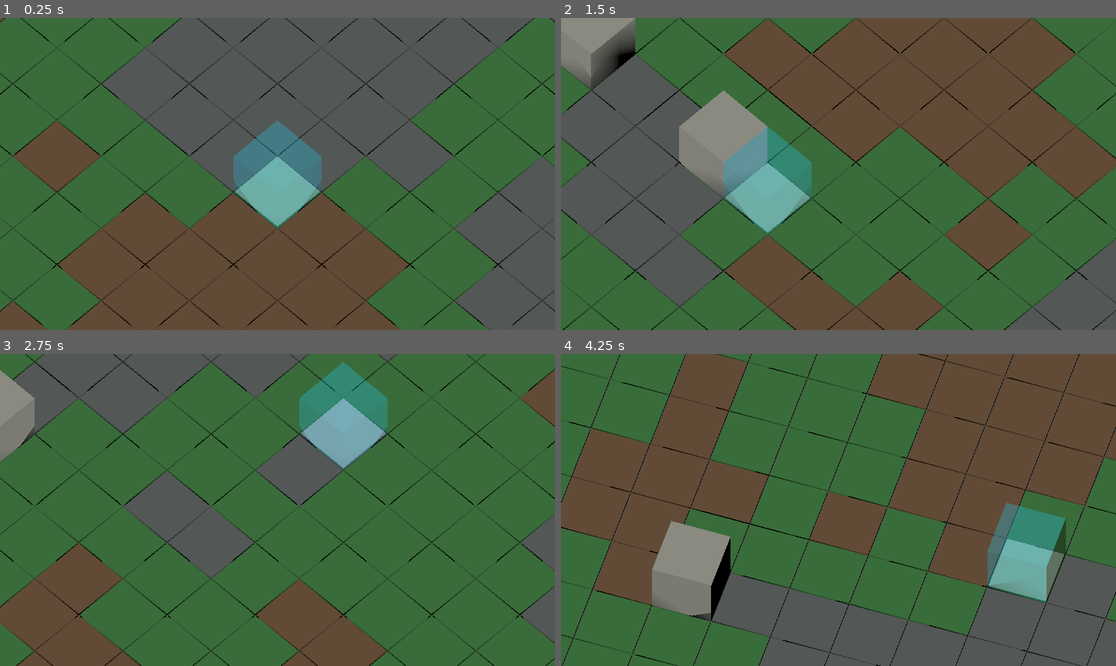
Above: before the commit, frames 1-4 (two rows, left to right).
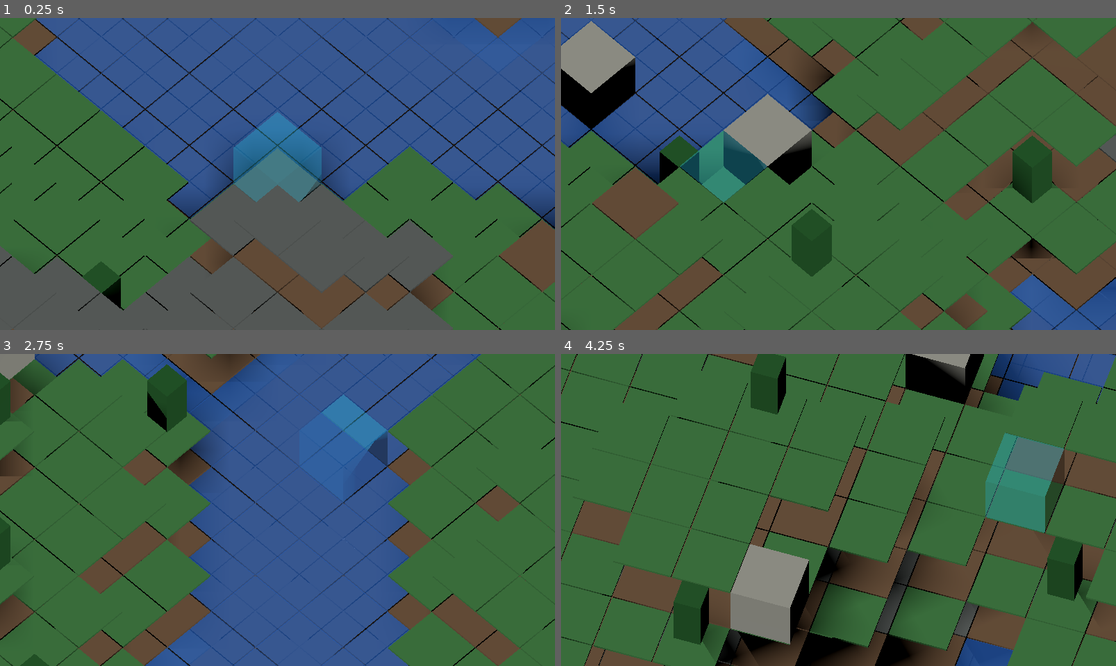
Above: after the commit, the same moments.

Repository: CapooCapo/camera-privot
Game: Godot game, scene res://tiledmap/camera.tscn
Two runs of this game, one before a commit and one after it. Both use one fixed random seed, a clock stepped at 60 frames per second and the inputs below.
Inputs (mouse positions are in pixels of both pictures, inside the frame that each line leads up to):
- Up to frame 1 (0.25 s): no input
- Up to frame 2 (1.5 s): tap Enter at 0.5 s; move the mouse to (960, 158) at 0.52 s; hold Right (ui_right) 0.53-1.28 s; tap X at 0.6 s; click (960, 158) at 0.67 s; tap Delete at 0.8, 1.35 s; move the mouse to (727, 189) at 1.27 s; hold Down (ui_down) from 1.28 s (still down); click (727, 189) at 1.42 s
- Up to frame 3 (2.75 s): tap X at 1.55, 2.1 s; move the mouse to (333, 441) at 2.02 s; release Down (ui_down) at 2.03 s; hold Right (ui_right) from 2.03 s (still down); click (333, 441) at 2.17 s; tap Delete at 2.3 s
- Up to frame 4 (4.25 s): move the mouse to (810, 572) at 2.77 s; release Right (ui_right) at 2.78 s; hold Up (ui_up) 2.78-3.53 s; tap Delete at 2.85, 3.8 s; click (810, 572) at 2.92 s; tap X at 3.05 s; move the mouse to (1005, 556) at 3.52 s; hold Left (ui_left) from 3.53 s (still down); hold E from 3.53 s (still down); click (1005, 556) at 3.67 s

The runs differ from the first frame. In frame 1, 80% of the frame differs, in the area x 0-100%, y 0-100%; in frame 2, 64%; in frame 3, 63%; in frame 4, 67%.

Commit message:
Add height-based terrain features

Diff:
--- a/CameraPivot.gd
+++ b/CameraPivot.gd
@@ -14,8 +14,15 @@
 
 @export var yaw_degrees := 45.0
 @export var pitch_degrees := 55.0
+@export var follow_terrain_height := true
+@export var terrain_grid_path: NodePath = ^"../GridMap"
+@export var terrain_height_offset := 2.0
+@export var terrain_height_lerp_speed := 8.0
+@export var terrain_sample_min_y := 0
+@export var terrain_sample_max_y := 32
 
 @onready var camera = $Camera3D
+@onready var terrain_grid: GridMap = get_node_or_null(terrain_grid_path)
 
 var is_rotating_with_mouse := false
 
@@ -47,6 +54,7 @@
 	var forward = -yaw_basis.z
 	var move_direction = (right * input_dir.x + forward * -input_dir.y).normalized()
 	position += move_direction * move_speed * delta
+	_update_terrain_height(delta)
 
 	var yaw_input := 0
 	var pitch_input := 0
@@ -102,3 +110,33 @@
 		cos(pitch_radians) * camera_distance
 	)
 	camera.look_at(global_position, Vector3.UP)
+
+
+func _update_terrain_height(delta: float):
+	if not follow_terrain_height or terrain_grid == null:
+		return
+
+	var local_position := terrain_grid.to_local(global_position)
+	var cell := terrain_grid.local_to_map(local_position)
+	var top_y := _get_top_terrain_y(cell.x, cell.z)
+	if top_y < terrain_sample_min_y:
+		return
+
+	var target_local := terrain_grid.map_to_local(Vector3i(cell.x, top_y, cell.z))
+	var target_world_y := terrain_grid.to_global(target_local).y + terrain_height_offset
+	position.y = lerpf(
+		position.y,
+		target_world_y,
+		clampf(delta * terrain_height_lerp_speed, 0.0, 1.0)
+	)
+	_update_camera_transform()
+
+
+func _get_top_terrain_y(cell_x: int, cell_z: int) -> int:
+	var top_y := terrain_sample_min_y - 1
+
+	for y in range(terrain_sample_min_y, terrain_sample_max_y + 1):
+		if terrain_grid.get_cell_item(Vector3i(cell_x, y, cell_z)) != GridMap.INVALID_CELL_ITEM:
+			top_y = y
+
+	return top_y
--- a/tiledmap/BuildGrid.gd
+++ b/tiledmap/BuildGrid.gd
@@ -56,7 +56,7 @@
 		return
 
 	var cell: Vector3i = target["delete_cell"]
-	if cell.y > 0:
+	if placement_rules.is_build_block_cell(grid_map, cell):
 		terrain_generator.set_runtime_cell(grid_map, cell, GridMap.INVALID_CELL_ITEM)
 
 
--- a/tiledmap/GridPlacementRules.gd
+++ b/tiledmap/GridPlacementRules.gd
@@ -21,21 +21,18 @@
 
 
 func has_support(grid_map: GridMap, cell: Vector3i) -> bool:
-	if cell.y == 1:
-		return has_ground(grid_map, cell.x, cell.z)
-
 	return grid_map.get_cell_item(cell + Vector3i.DOWN) != GridMap.INVALID_CELL_ITEM
 
 
 func has_ground(grid_map: GridMap, x: int, z: int) -> bool:
-	return grid_map.get_cell_item(Vector3i(x, 0, z)) != GridMap.INVALID_CELL_ITEM
+	return get_top_occupied_y(grid_map, x, z) != -1
 
 
 func is_build_block_cell(grid_map: GridMap, cell: Vector3i) -> bool:
 	return (
 		cell.y > 0
 		and cell.y <= max_build_height
-		and grid_map.get_cell_item(cell) != GridMap.INVALID_CELL_ITEM
+		and grid_map.get_cell_item(cell) == block_item
 	)
 
 
@@ -43,6 +40,16 @@
 	var top_y := 0
 
 	for y in range(1, max_build_height + 1):
+		if grid_map.get_cell_item(Vector3i(x, y, z)) == block_item:
+			top_y = y
+
+	return top_y
+
+
+func get_top_occupied_y(grid_map: GridMap, x: int, z: int) -> int:
+	var top_y := -1
+
+	for y in range(0, max_build_height + 1):
 		if grid_map.get_cell_item(Vector3i(x, y, z)) != GridMap.INVALID_CELL_ITEM:
 			top_y = y
 
--- a/tiledmap/GridTargeting.gd
+++ b/tiledmap/GridTargeting.gd
@@ -31,17 +31,24 @@
 	)
 	var max_distance := INF
 	if ground_hit != null:
-		max_distance = ray_origin.distance_to(ground_hit) + grid_map.cell_size.length()
-
-	var block_hit := _raycast_blocks(grid_map, placement_rules, ray_origin, ray_direction, max_distance)
+		max_distance = ray_origin.distance_to(ground_hit) + grid_map.cell_size.length() * 16.0
+
+	var block_hit := _raycast_occupied_cells(grid_map, placement_rules, ray_origin, ray_direction, max_distance)
 
 	if not block_hit.is_empty():
 		var hit_cell := Vector3i(block_hit["cell"])
 		var hit_normal := Vector3i(block_hit["normal"])
 		var is_top_face := hit_normal == Vector3i.UP
-
-		var place_cell := hit_cell + hit_normal
-		if not is_top_face and not allow_side_face_placement:
+		var is_build_block: bool = placement_rules.is_build_block_cell(grid_map, hit_cell)
+
+		var place_cell := Vector3i(
+			hit_cell.x,
+			placement_rules.get_top_occupied_y(grid_map, hit_cell.x, hit_cell.z) + 1,
+			hit_cell.z
+		)
+		if is_build_block and (is_top_face or allow_side_face_placement):
+			place_cell = hit_cell + hit_normal
+		elif is_build_block and not is_top_face and not allow_side_face_placement:
 			place_cell = Vector3i(
 				hit_cell.x,
 				placement_rules.get_top_block_y(grid_map, hit_cell.x, hit_cell.z) + 1,
@@ -61,7 +68,11 @@
 		return {}
 
 	return {
-		"place_cell": Vector3i(ground_cell.x, 1, ground_cell.z),
+		"place_cell": Vector3i(
+			ground_cell.x,
+			placement_rules.get_top_occupied_y(grid_map, ground_cell.x, ground_cell.z) + 1,
+			ground_cell.z
+		),
 		"delete_cell": Vector3i(
 			ground_cell.x,
 			placement_rules.get_top_block_y(grid_map, ground_cell.x, ground_cell.z),
@@ -70,7 +81,7 @@
 	}
 
 
-func _raycast_blocks(
+func _raycast_occupied_cells(
 	grid_map: GridMap,
 	placement_rules: Node,
 	ray_origin: Vector3,
@@ -86,7 +97,7 @@
 	var has_hit := false
 
 	for cell in grid_map.get_used_cells():
-		if not placement_rules.is_build_block_cell(grid_map, cell):
+		if grid_map.get_cell_item(cell) == GridMap.INVALID_CELL_ITEM:
 			continue
 
 		var hit := _ray_intersects_cell_aabb(
--- a/tiledmap/GridTerrainGenerator.gd
+++ b/tiledmap/GridTerrainGenerator.gd
@@ -7,28 +7,35 @@
 @export var stream_update_interval := 0.12
 @export var clear_grid_on_ready := true
 
-@export_enum("Solid", "Checker", "Noise") var ground_generation_mode := 2
 @export var generation_seed := 12345
-@export_range(0.01, 1.0, 0.01) var noise_frequency := 0.12
-@export_range(-1.0, 1.0, 0.01) var noise_cutoff := 0.2
-
-@export var ground_item := 6
-@export var alternate_ground_item := 7
-@export var noise_ground_item := 8
-
-var terrain_noise := FastNoiseLite.new()
+@export var water_level := 2
+@export var mountain_level := 7
+@export var max_terrain_height := 10
+@export var dirt_surface_chance := 0.18
+@export var tree_chance := 0.075
+
+@export var grass_item := 6
+@export var dirt_item := 7
+@export var stone_item := 8
+@export var water_item := 9
+@export var tree_item := 10
+
+var elevation_noise := FastNoiseLite.new()
+var detail_noise := FastNoiseLite.new()
+var moisture_noise := FastNoiseLite.new()
 var loaded_chunks := {}
+var rendered_cells_by_chunk := {}
 var saved_cells_by_chunk := {}
 var stream_time := 0.0
 
 
 func generate(grid_map: GridMap):
-	terrain_noise.seed = generation_seed
-	terrain_noise.frequency = noise_frequency
+	_setup_noise()
 
 	if clear_grid_on_ready:
 		grid_map.clear()
 		loaded_chunks.clear()
+		rendered_cells_by_chunk.clear()
 
 	update_stream(grid_map, 0.0, true)
 
@@ -51,10 +58,6 @@
 
 
 func set_runtime_cell(grid_map: GridMap, cell: Vector3i, item_id: int):
-	if cell.y <= 0:
-		grid_map.set_cell_item(cell, item_id)
-		return
-
 	var chunk_coord := _chunk_coord_for_cell(cell.x, cell.z)
 	var saved_cells: Dictionary = saved_cells_by_chunk.get(chunk_coord, {})
 
@@ -81,6 +84,28 @@
 	for saved_cells in saved_cells_by_chunk.values():
 		count += saved_cells.size()
 	return count
+
+
+func get_surface_cell(world_x: int, world_z: int) -> Vector3i:
+	var terrain := _sample_terrain(world_x, world_z)
+	return Vector3i(world_x, int(terrain["surface_y"]), world_z)
+
+
+func _setup_noise():
+	elevation_noise.seed = generation_seed
+	elevation_noise.noise_type = FastNoiseLite.TYPE_SIMPLEX
+	elevation_noise.frequency = 0.035
+	elevation_noise.fractal_octaves = 4
+	elevation_noise.fractal_gain = 0.52
+
+	detail_noise.seed = generation_seed + 101
+	detail_noise.noise_type = FastNoiseLite.TYPE_SIMPLEX
+	detail_noise.frequency = 0.11
+	detail_noise.fractal_octaves = 2
+
+	moisture_noise.seed = generation_seed + 202
+	moisture_noise.noise_type = FastNoiseLite.TYPE_SIMPLEX
+	moisture_noise.frequency = 0.055
 
 
 func _get_wanted_chunks(grid_map: GridMap) -> Dictionary:
@@ -165,7 +190,7 @@
 	if absf(ray_direction.y) < 0.0001:
 		return null
 
-	var ground_y := grid_map.map_to_local(Vector3i.ZERO).y
+	var ground_y := grid_map.map_to_local(Vector3i(0, water_level, 0)).y
 	var distance := (ground_y - ray_origin.y) / ray_direction.y
 	if distance < 0.0:
 		return null
@@ -178,15 +203,15 @@
 
 	var origin_x := chunk_coord.x * chunk_size
 	var origin_z := chunk_coord.y * chunk_size
+	var rendered_cells: Array[Vector3i] = []
 
 	for local_z in range(chunk_size):
 		for local_x in range(chunk_size):
 			var world_x := origin_x + local_x
 			var world_z := origin_z + local_z
-			grid_map.set_cell_item(
-				Vector3i(world_x, 0, world_z),
-				_choose_ground_item(world_x, world_z)
-			)
+			rendered_cells.append_array(_render_terrain_column(grid_map, world_x, world_z))
+
+	rendered_cells_by_chunk[chunk_coord] = rendered_cells
 
 	var saved_cells: Dictionary = saved_cells_by_chunk.get(chunk_coord, {})
 	for cell in saved_cells.keys():
@@ -196,19 +221,77 @@
 func _unload_chunk(grid_map: GridMap, chunk_coord: Vector2i):
 	loaded_chunks.erase(chunk_coord)
 
-	var origin_x := chunk_coord.x * chunk_size
-	var origin_z := chunk_coord.y * chunk_size
-
-	for local_z in range(chunk_size):
-		for local_x in range(chunk_size):
-			grid_map.set_cell_item(
-				Vector3i(origin_x + local_x, 0, origin_z + local_z),
-				GridMap.INVALID_CELL_ITEM
-			)
+	var rendered_cells: Array = rendered_cells_by_chunk.get(chunk_coord, [])
+	for cell in rendered_cells:
+		grid_map.set_cell_item(cell, GridMap.INVALID_CELL_ITEM)
+	rendered_cells_by_chunk.erase(chunk_coord)
 
 	var saved_cells: Dictionary = saved_cells_by_chunk.get(chunk_coord, {})
 	for cell in saved_cells.keys():
 		grid_map.set_cell_item(cell, GridMap.INVALID_CELL_ITEM)
+
+
+func _render_terrain_column(grid_map: GridMap, world_x: int, world_z: int) -> Array[Vector3i]:
+	var rendered_cells: Array[Vector3i] = []
+	var terrain := _sample_terrain(world_x, world_z)
+	var surface_y: int = terrain["surface_y"]
+	var surface_item: int = terrain["surface_item"]
+
+	for y in range(0, surface_y):
+		var item_id := stone_item if y < surface_y - 1 else dirt_item
+		var cell := Vector3i(world_x, y, world_z)
+		grid_map.set_cell_item(cell, item_id)
+		rendered_cells.append(cell)
+
+	var surface_cell := Vector3i(world_x, surface_y, world_z)
+	grid_map.set_cell_item(surface_cell, surface_item)
+	rendered_cells.append(surface_cell)
+
+	if terrain["has_water"]:
+		var water_cell := Vector3i(world_x, water_level, world_z)
+		grid_map.set_cell_item(water_cell, water_item)
+		rendered_cells.append(water_cell)
+
+	if terrain["has_tree"]:
+		var tree_cell := Vector3i(world_x, surface_y + 1, world_z)
+		grid_map.set_cell_item(tree_cell, tree_item)
+		rendered_cells.append(tree_cell)
+
+	return rendered_cells
+
+
+func _sample_terrain(world_x: int, world_z: int) -> Dictionary:
+	var elevation := (elevation_noise.get_noise_2d(world_x, world_z) + 1.0) * 0.5
+	var detail := detail_noise.get_noise_2d(world_x, world_z) * 0.18
+	var height_ratio := clampf(elevation * 0.88 + detail, 0.0, 1.0)
+	var surface_y := clampi(roundi(height_ratio * float(max_terrain_height)), 0, max_terrain_height)
+	var moisture := (moisture_noise.get_noise_2d(world_x, world_z) + 1.0) * 0.5
+	var object_value := _random_01(world_x, world_z, 303)
+	var has_water := surface_y <= water_level
+	var surface_item := grass_item
+
+	if has_water:
+		surface_y = maxi(0, water_level - 1)
+		surface_item = dirt_item
+	elif surface_y >= mountain_level:
+		surface_item = stone_item
+	elif moisture < dirt_surface_chance:
+		surface_item = dirt_item
+
+	var has_tree := (
+		not has_water
+		and surface_item == grass_item
+		and surface_y < mountain_level
+		and moisture > 0.35
+		and object_value > 1.0 - tree_chance
+	)
+
+	return {
+		"surface_y": surface_y,
+		"surface_item": surface_item,
+		"has_water": has_water,
+		"has_tree": has_tree,
+	}
 
 
 func _chunk_coord_for_cell(cell_x: int, cell_z: int) -> Vector2i:
@@ -218,18 +301,15 @@
 	)
 
 
-func _choose_ground_item(x: int, z: int) -> int:
-	match ground_generation_mode:
-		1:
-			if abs(x + z) % 2 == 0:
-				return ground_item
-			return alternate_ground_item
-		2:
-			var value := terrain_noise.get_noise_2d(x, z)
-			if value > noise_cutoff:
-				return alternate_ground_item
-			if value < -noise_cutoff:
-				return noise_ground_item
-			return ground_item
-		_:
-			return ground_item
+func _random_01(x: int, z: int, salt: int) -> float:
+	var value := _hash_u32(x * 73856093 ^ z * 19349663 ^ generation_seed ^ salt)
+	return float(value & 0x00ffffff) / 16777215.0
+
+
+func _hash_u32(value: int) -> int:
+	value = value ^ (value >> 16)
+	value = value * 0x7feb352d
+	value = value ^ (value >> 15)
+	value = value * 0x846ca68b
+	value = value ^ (value >> 16)
+	return value
--- a/tiledmap/world.tres
+++ b/tiledmap/world.tres
@@ -327,6 +327,23 @@
 [sub_resource type="BoxMesh" id="BoxMesh_clean_stone"]
 material = SubResource("StandardMaterial3D_clean_stone")
 size = Vector3(0.98, 0.04, 0.98)
+
+[sub_resource type="StandardMaterial3D" id="StandardMaterial3D_water"]
+transparency = 1
+albedo_color = Color(0.18, 0.42, 0.82, 0.72)
+roughness = 0.35
+
+[sub_resource type="BoxMesh" id="BoxMesh_water"]
+material = SubResource("StandardMaterial3D_water")
+size = Vector3(0.98, 0.06, 0.98)
+
+[sub_resource type="StandardMaterial3D" id="StandardMaterial3D_tree"]
+albedo_color = Color(0.09, 0.34, 0.12, 1)
+roughness = 0.85
+
+[sub_resource type="BoxMesh" id="BoxMesh_tree"]
+material = SubResource("StandardMaterial3D_tree")
+size = Vector3(0.45, 1.0, 0.45)
 
 [resource]
 item/0/name = "Grass"
@@ -397,3 +414,17 @@
 item/8/shapes = []
 item/8/navigation_mesh_transform = Transform3D(1, 0, 0, 0, 1, 0, 0, 0, 1, 0, 0, 0)
 item/8/navigation_layers = 1
+item/9/name = "Water"
+item/9/mesh = SubResource("BoxMesh_water")
+item/9/mesh_transform = Transform3D(1, 0, 0, 0, 1, 0, 0, 0, 1, 0, -0.03, 0)
+item/9/mesh_cast_shadow = 0
+item/9/shapes = []
+item/9/navigation_mesh_transform = Transform3D(1, 0, 0, 0, 1, 0, 0, 0, 1, 0, 0, 0)
+item/9/navigation_layers = 1
+item/10/name = "Tree"
+item/10/mesh = SubResource("BoxMesh_tree")
+item/10/mesh_transform = Transform3D(1, 0, 0, 0, 1, 0, 0, 0, 1, 0, -0.1, 0)
+item/10/mesh_cast_shadow = 1
+item/10/shapes = []
+item/10/navigation_mesh_transform = Transform3D(1, 0, 0, 0, 1, 0, 0, 0, 1, 0, 0, 0)
+item/10/navigation_layers = 1
